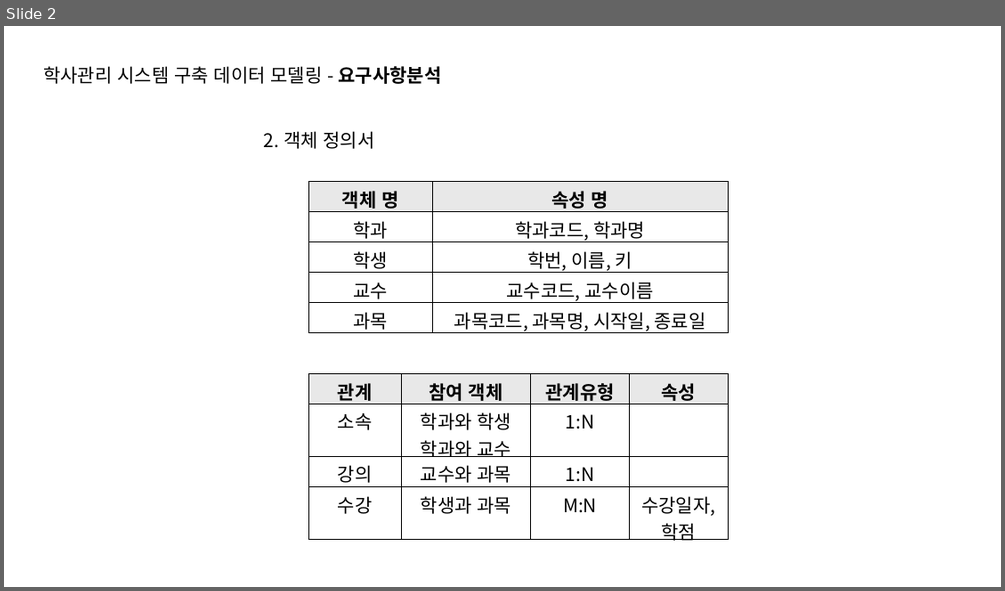
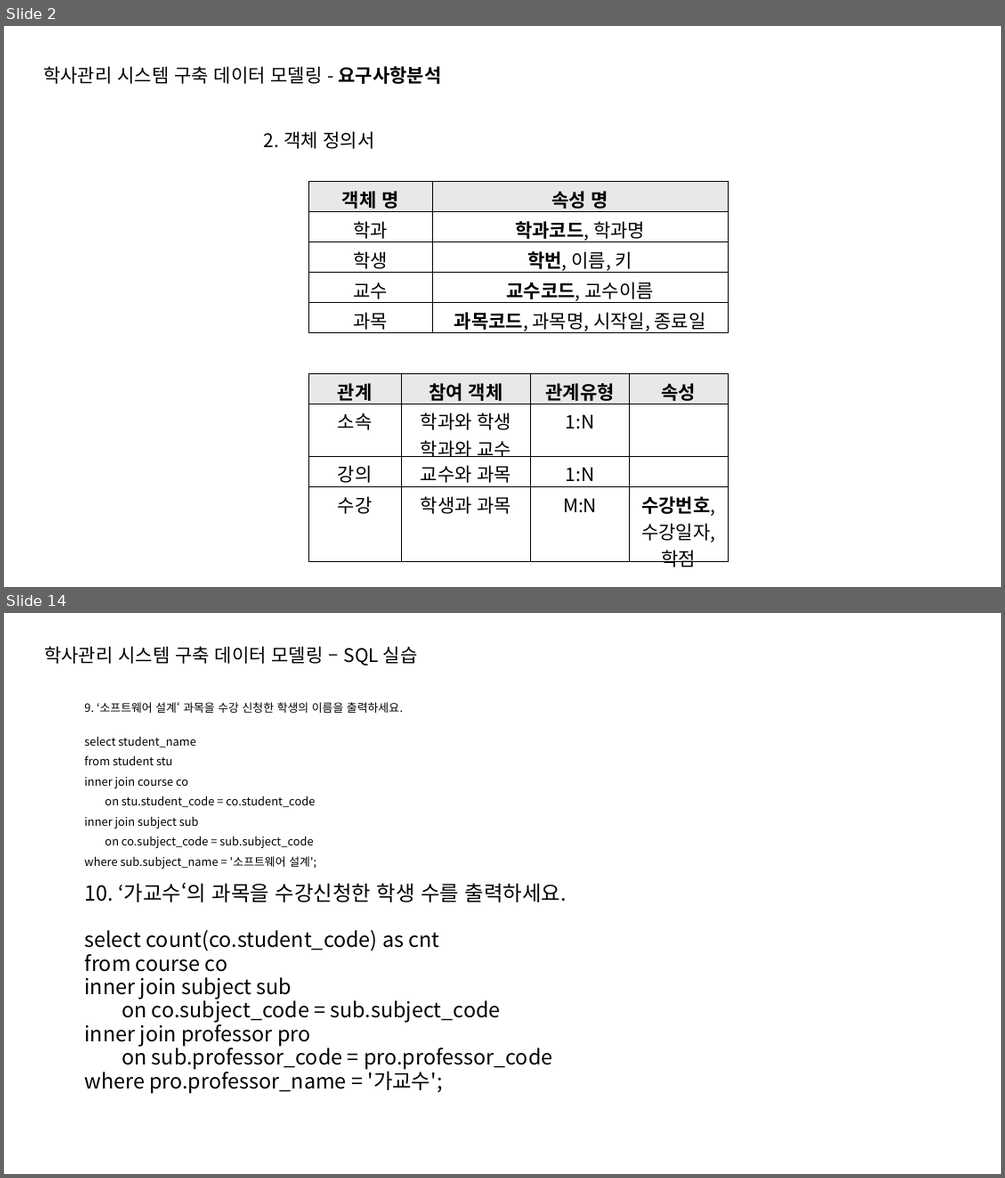
Before and after one commit to intrager/erd-practice, a slide deck: academic_management/RequirementsAnalysis_drawingERD.pptx. Shown one above the other, each under a label of ours: slide 2 before the commit, slides 2 and 14 after it; the slides between them are not shown. The pictures are 1005x591 and 1005x1178 pixels, drawn with LibreOffice and Linux fonts; fonts in the diff are those of the drawing. Boxes give left, top, right and bottom in pixels: in the first picture for what was removed or moved away, otherwise in the second. Text is boxed around its words. In the diff, an @@ line names an element or a change of style, - is before the commit and + after.

```diff
--- a/academic_management/RequirementsAnalysis_drawingERD.pptx
+++ b/academic_management/RequirementsAnalysis_drawingERD.pptx
@@ slide 14 added at (4, 613, 1001, 1174), background #FFFFFF @@
@@ text added at (44, 646, 418, 666), 18 pt, text #000000 @@
+학사관리 시스템 구축 데이터 모델링 – SQL 실습
@@ text added at (84, 702, 403, 868), 11 pt, text #000000 @@
+9. ‘소프트웨어 설계‘ 과목을 수강 신청한 학생의 이름을 출력하세요.
+select student_name
+from student stu
+inner join course co
+on stu.student_code = co.student_code
+inner join subject sub
+on co.subject_code = sub.subject_code
+where sub.subject_name = '소프트웨어 설계';
@@ text added at (84, 883, 566, 1094), 20 pt, text #000000 @@
+10. ‘가교수‘의 과목을 수강신청한 학생 수를 출력하세요.
+select count(co.student_code) as cnt
+from course co
+inner join subject sub
+on co.subject_code = sub.subject_code
+inner join professor pro
+on sub.professor_code = pro.professor_code
+where pro.professor_name = '가교수';
@@ slide 2 changed as well @@
@@ table at (308, 182, 728, 335) @@
@@ bold on in "학과코드,", "학번,", "교수코드,", "과목코드," @@
@@ table at (308, 374, 728, 571) @@
-row 4, column 4: 수강일자, 학점
+row 4, column 4: 수강번호, 수강일자, 학점
```
Also in this commit, not shown: 13 other slides added, 2 other files.
